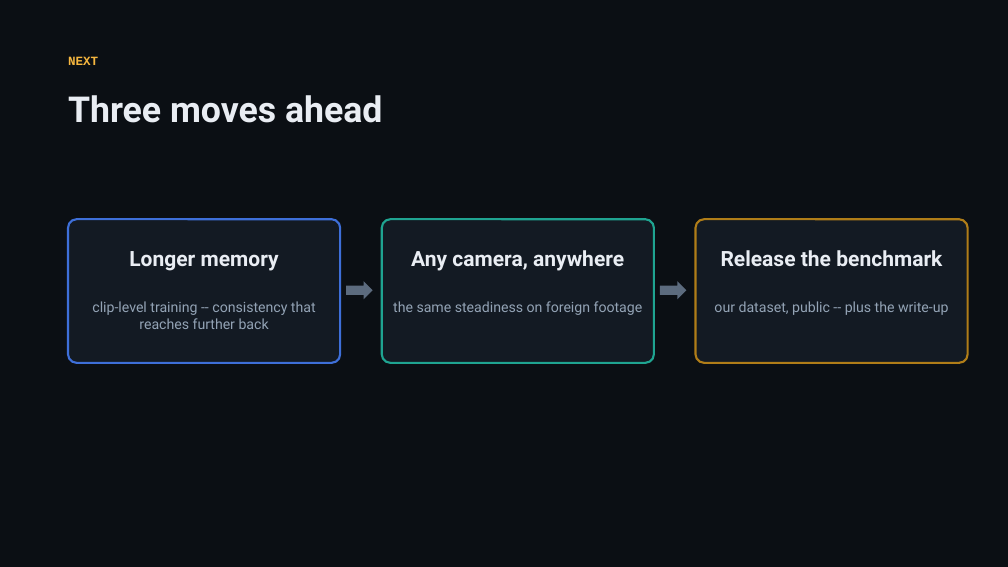
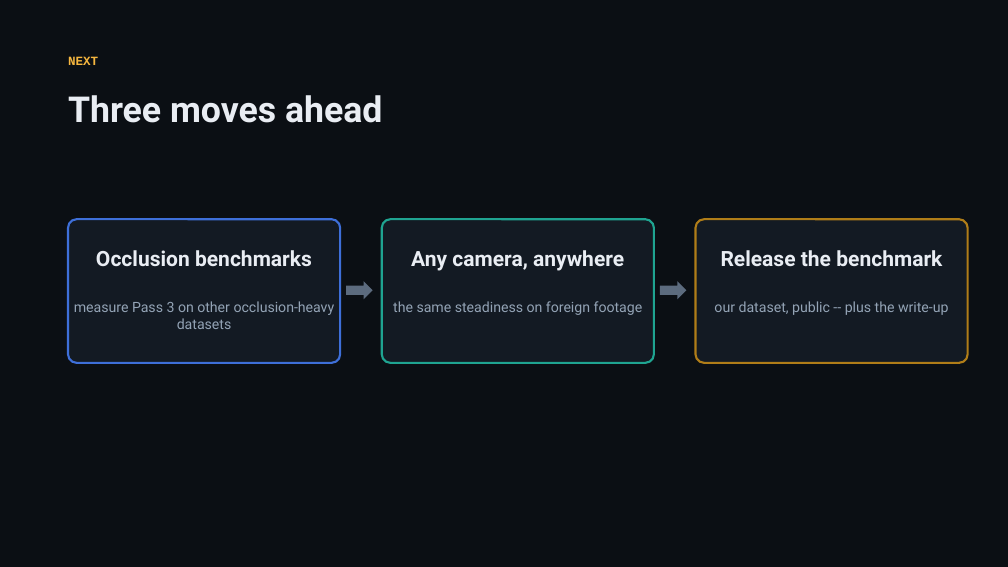
Before and after one commit to KSJanjua/ProCodes, a slide deck: slide 13 of docs/presentation/instancedepth-journey.pptx. Drawn at 1008x567 pixels with LibreOffice and Linux fonts; fonts in the diff are those of the drawing. Boxes give left, top, right and bottom in pixels: in the first picture for what was removed or moved away, otherwise in the second. Text is boxed around its words. In the diff, an @@ line names an element or a change of style, - is before the commit and + after.

```diff
--- a/docs/presentation/instancedepth-journey.pptx
+++ b/docs/presentation/instancedepth-journey.pptx
@@ text at <box>96,250,312,266</box>: text changed @@
-Longer memory
+Occlusion benchmarks
@@ text at <box>74,301,335,329</box>: text changed @@
-clip-level training -- consistency that reaches further back
+measure Pass 3 on other occlusion-heavy datasets
```
Also in this commit, not shown: 2 other slides changed, 1 slide added, 1 slide removed, 1 other file.
